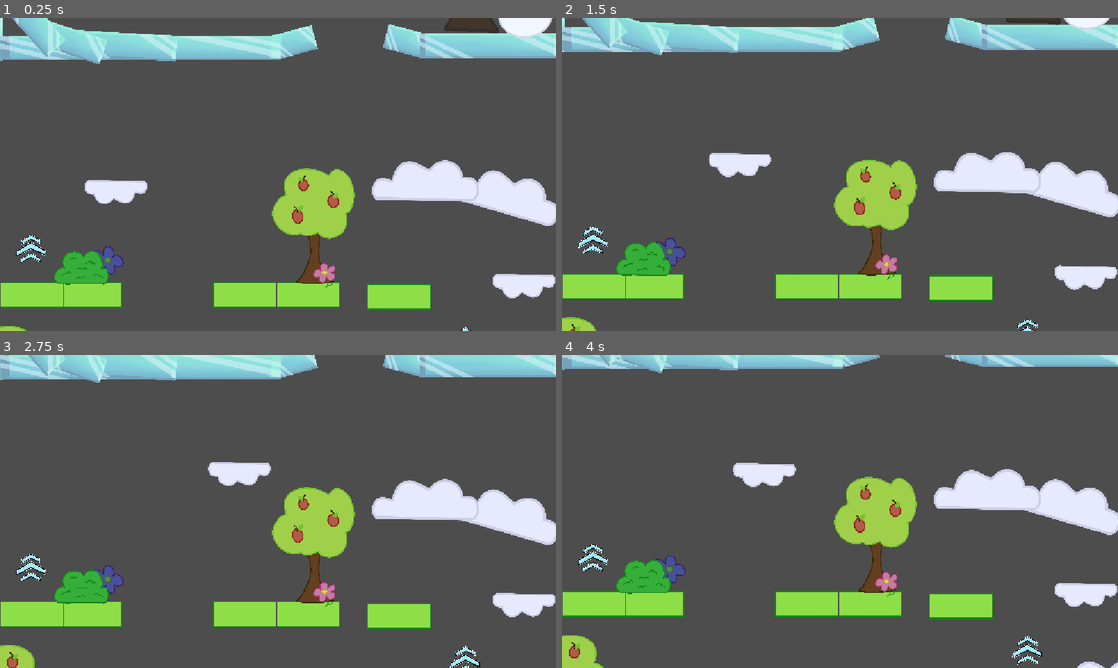
Above: before the commit, frames 1-4 (two rows, left to right).
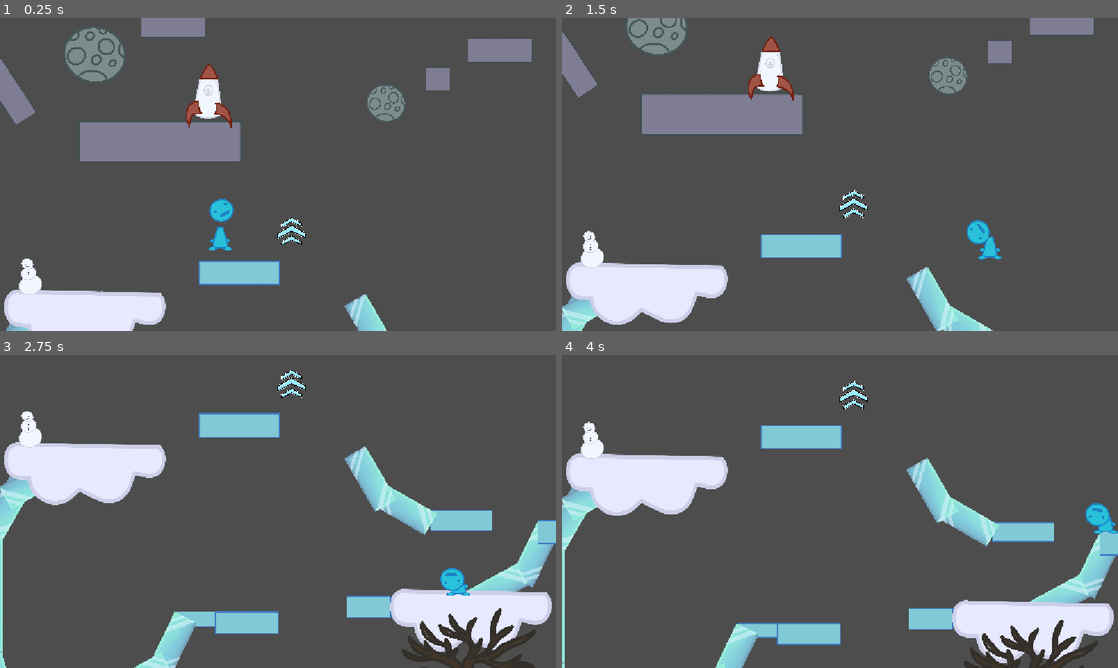
Above: after the commit, the same moments.

Repository: average4136/head-over-heels-game
Game: Godot game, scene res://Scenes/Level scenes/main_level.tscn
Same seed, same stepped clock (60 frames per second), same inputs: the game is played once before the commit and once after it. This scene is started directly instead of the project's main scene.
Inputs:
- Up to frame 1 (0.25 s): no input
- Up to frame 2 (1.5 s): tap Enter (ui_accept) at 0.5 s; hold D (move_right) from 0.53 s (still down); tap Space (jump) at 0.6, 0.77, 1.07, 1.35 s
- Up to frame 3 (2.75 s): tap Space (jump) at 1.52, 1.82, 2.1 s; release D (move_right) at 2.03 s; hold A (move_left) from 2.03 s (still down)
- Up to frame 4 (4 s): release A (move_left) at 2.78 s; hold D (move_right) from 2.78 s (still down); tap Space (jump) at 2.85, 3.02, 3.32, 3.6, 3.77 s

The runs differ from the first frame. In frame 1, 34% of the frame differs, in the area x 0-100%, y 0-100%; in frame 2, 33%; in frame 3, 36%; in frame 4, 34%.

Commit message:
work on main level, starting a gravity changer

Diff:
--- /dev/null
+++ b/Scenes/Level scenes/gravity_changer.gd
@@ -0,0 +1,11 @@
+extends Area2D
+
+
+# Called when the node enters the scene tree for the first time.
+func _ready() -> void:
+	pass # Replace with function body.
+
+
+# Called every frame. 'delta' is the elapsed time since the previous frame.
+func _process(delta: float) -> void:
+	pass
--- a/Scenes/Level scenes/main_level.tscn
+++ b/Scenes/Level scenes/main_level.tscn
@@ -1,7 +1,6 @@
 [gd_scene format=3 uid="uid://y7vsm3emcvhy"]
 
 [ext_resource type="PackedScene" uid="uid://bxxdsh4xifwoa" path="res://Scenes/Entities/Guy.tscn" id="3_rpe6i"]
-[ext_resource type="PackedScene" uid="uid://v1jygcdtoqi3" path="res://Scenes/Level scenes/grass_scene.tscn" id="4_moskh"]
 [ext_resource type="PackedScene" uid="uid://j04lyk05824u" path="res://Scenes/Objects/flower_platform.tscn" id="5_icq10"]
 [ext_resource type="PackedScene" uid="uid://0djhqq0lcepc" path="res://Scenes/Objects/cloud_block.tscn" id="6_swabi"]
 [ext_resource type="PackedScene" uid="uid://cwbv4iwydbj34" path="res://Scenes/Objects/Leaf_block.tscn" id="7_4dcjm"]
@@ -14,8 +13,23 @@
 [ext_resource type="PackedScene" uid="uid://dqyftoe55durm" path="res://Scenes/Objects/ice_block.tscn" id="14_63cjw"]
 [ext_resource type="PackedScene" uid="uid://dh3th1iwygrwr" path="res://Scenes/Objects/blue_block.tscn" id="15_eqv6n"]
 [ext_resource type="Texture2D" uid="uid://4kjsfp1wquao" path="res://Assets/Decorations/snowman decor.png" id="16_dqwkk"]
+[ext_resource type="PackedScene" uid="uid://d3eu5ubs45wai" path="res://Scenes/Objects/Grey_block.tscn" id="16_xx7rc"]
 [ext_resource type="Texture2D" uid="uid://blc5jar0yjodd" path="res://Assets/Decorations/dead tree decor.png" id="17_ri2gq"]
+[ext_resource type="PackedScene" uid="uid://cbp0wqs0t0y8s" path="res://Scenes/Objects/moon_platform.tscn" id="17_xwawq"]
+[ext_resource type="Texture2D" uid="uid://do5gjr26uy436" path="res://Assets/Decorations/rocket decor.png" id="18_c3nyq"]
 [ext_resource type="Texture2D" uid="uid://esb74ncp4fey" path="res://Assets/Decorations/snow flakes decor.png" id="18_s05jb"]
+[ext_resource type="PackedScene" uid="uid://v5o01rr38e1d" path="res://Scenes/Objects/yellow_block.tscn" id="19_1kn2x"]
+[ext_resource type="PackedScene" uid="uid://cspyc620ry3bq" path="res://Scenes/Objects/star_platform.tscn" id="20_ebg3b"]
+[ext_resource type="Texture2D" uid="uid://cqi81ed8fxvv3" path="res://Assets/Decorations/star decor.png" id="21_h00fx"]
+[ext_resource type="Texture2D" uid="uid://b87adnjv1774n" path="res://Assets/Decorations/alien decor.png" id="22_u65hd"]
+[ext_resource type="Texture2D" uid="uid://cq3boocoejkj1" path="res://Assets/Hannah's Drawn Assets/Portal1.png" id="23_inik3"]
+[ext_resource type="Texture2D" uid="uid://bo28jj51ed5ii" path="res://Assets/Hannah's Drawn Assets/Portal3.png" id="24_3dbdo"]
+[ext_resource type="Texture2D" uid="uid://da5ge62upwq0w" path="res://Assets/Hannah's Drawn Assets/Portal2.png" id="25_qulw3"]
+[ext_resource type="Texture2D" uid="uid://bfp03h81lmmg6" path="res://Assets/Hannah's Drawn Assets/lady-head.png" id="26_fphub"]
+[ext_resource type="Texture2D" uid="uid://inww8umfl4ch" path="res://Assets/Hannah's Drawn Assets/lady-body.png" id="27_oby1a"]
+[ext_resource type="Texture2D" uid="uid://nbte2ioy7hcd" path="res://Assets/Hannah's Drawn Assets/lady-arm2.png" id="28_hoyt8"]
+[ext_resource type="Texture2D" uid="uid://tubmywu6v52o" path="res://Assets/Hannah's Drawn Assets/lady-arm1.png" id="29_64l46"]
+[ext_resource type="Script" uid="uid://d2s4w4236iei4" path="res://Scenes/Level scenes/gravity_changer.gd" id="29_xwawq"]
 
 [sub_resource type="WorldBoundaryShape2D" id="WorldBoundaryShape2D_s05jb"]
 
@@ -38,7 +52,7 @@
 
 [sub_resource type="Animation" id="Animation_w5b0t"]
 resource_name = "cloud move"
-length = 3.0
+length = 6.3333335
 loop_mode = 2
 tracks/0/type = "value"
 tracks/0/imported = false
@@ -47,10 +61,10 @@
 tracks/0/interp = 1
 tracks/0/loop_wrap = true
 tracks/0/keys = {
-"times": PackedFloat32Array(0, 3),
-"transitions": PackedFloat32Array(1, 1),
-"update": 0,
-"values": [Vector2(-726, -806), Vector2(-111, -990)]
+"times": PackedFloat32Array(0, 3.0666666, 5.7, 6.3),
+"transitions": PackedFloat32Array(1, 1, 1, 1),
+"update": 0,
+"values": [Vector2(-726, -806), Vector2(-111, -990), Vector2(295.99997, -1296), Vector2(296, -1456)]
 }
 
 [sub_resource type="AnimationLibrary" id="AnimationLibrary_dn0eg"]
@@ -269,15 +283,378 @@
 &"snow flakes": SubResource("Animation_as0jg")
 }
 
+[sub_resource type="Animation" id="Animation_124nk"]
+length = 0.001
+tracks/0/type = "value"
+tracks/0/imported = false
+tracks/0/enabled = true
+tracks/0/path = NodePath(".:position")
+tracks/0/interp = 1
+tracks/0/loop_wrap = true
+tracks/0/keys = {
+"times": PackedFloat32Array(0),
+"transitions": PackedFloat32Array(1),
+"update": 0,
+"values": [Vector2(532.99994, -979.99994)]
+}
+tracks/1/type = "value"
+tracks/1/imported = false
+tracks/1/enabled = true
+tracks/1/path = NodePath(".:rotation")
+tracks/1/interp = 1
+tracks/1/loop_wrap = true
+tracks/1/keys = {
+"times": PackedFloat32Array(0),
+"transitions": PackedFloat32Array(1),
+"update": 0,
+"values": [-1.2117052]
+}
+
+[sub_resource type="Animation" id="Animation_6es0x"]
+resource_name = "spaceship movement"
+length = 6.0333333
+loop_mode = 1
+tracks/0/type = "value"
+tracks/0/imported = false
+tracks/0/enabled = true
+tracks/0/path = NodePath(".:position")
+tracks/0/interp = 1
+tracks/0/loop_wrap = true
+tracks/0/keys = {
+"times": PackedFloat32Array(0, 0.57, 1.07, 1.45, 1.93, 2.4666667, 6.0333333),
+"transitions": PackedFloat32Array(1, 1, 1, 1, 1, 1, 1),
+"update": 0,
+"values": [Vector2(532.99994, -979.99994), Vector2(244.00009, -1045), Vector2(-587, -1016.00024), Vector2(-1259, -914.99994), Vector2(-1259, -914.99994), Vector2(-1949, -1029), Vector2(-1949, -1029)]
+}
+tracks/1/type = "value"
+tracks/1/imported = false
+tracks/1/enabled = true
+tracks/1/path = NodePath(".:rotation")
+tracks/1/interp = 1
+tracks/1/loop_wrap = true
+tracks/1/keys = {
+"times": PackedFloat32Array(0, 0.57, 1.07, 1.45, 1.93, 2.45, 6.0333333),
+"transitions": PackedFloat32Array(1, 1, 1, 1, 1, 1, 1),
+"update": 0,
+"values": [-1.2117052, -1.3782909, -2.1295042, -1.573313, -1.403462, -1.403462, -1.403462]
+}
+
+[sub_resource type="AnimationLibrary" id="AnimationLibrary_cfp5c"]
+_data = {
+&"RESET": SubResource("Animation_124nk"),
+&"spaceship movement": SubResource("Animation_6es0x")
+}
+
+[sub_resource type="Animation" id="Animation_hu4ar"]
+length = 0.001
+tracks/0/type = "value"
+tracks/0/imported = false
+tracks/0/enabled = true
+tracks/0/path = NodePath(".:position")
+tracks/0/interp = 1
+tracks/0/loop_wrap = true
+tracks/0/keys = {
+"times": PackedFloat32Array(0),
+"transitions": PackedFloat32Array(1),
+"update": 0,
+"values": [Vector2(-44.000004, -979)]
+}
+tracks/1/type = "value"
+tracks/1/imported = false
+tracks/1/enabled = true
+tracks/1/path = NodePath(".:rotation")
+tracks/1/interp = 1
+tracks/1/loop_wrap = true
+tracks/1/keys = {
+"times": PackedFloat32Array(0),
+"transitions": PackedFloat32Array(1),
+"update": 0,
+"values": [-0.2617994]
+}
+
+[sub_resource type="Animation" id="Animation_1p8fg"]
+resource_name = "alien_jump"
+length = 0.56666666
+loop_mode = 2
+tracks/0/type = "value"
+tracks/0/imported = false
+tracks/0/enabled = true
+tracks/0/path = NodePath(".:position")
+tracks/0/interp = 1
+tracks/0/loop_wrap = true
+tracks/0/keys = {
+"times": PackedFloat32Array(0, 0.56666666),
+"transitions": PackedFloat32Array(1, 1),
+"update": 0,
+"values": [Vector2(-44.000004, -979), Vector2(-47, -1056)]
+}
+tracks/1/type = "value"
+tracks/1/imported = false
+tracks/1/enabled = true
+tracks/1/path = NodePath(".:rotation")
+tracks/1/interp = 1
+tracks/1/loop_wrap = true
+tracks/1/keys = {
+"times": PackedFloat32Array(0, 0.56666666),
+"transitions": PackedFloat32Array(1, 1),
+"update": 0,
+"values": [-0.2617994, 0.2617994]
+}
+
+[sub_resource type="AnimationLibrary" id="AnimationLibrary_g6goi"]
+_data = {
+&"RESET": SubResource("Animation_hu4ar"),
+&"alien_jump": SubResource("Animation_1p8fg")
+}
+
+[sub_resource type="Animation" id="Animation_n0hyk"]
+length = 0.001
+tracks/0/type = "value"
+tracks/0/imported = false
+tracks/0/enabled = true
+tracks/0/path = NodePath("Portal2:rotation")
+tracks/0/interp = 1
+tracks/0/loop_wrap = true
+tracks/0/keys = {
+"times": PackedFloat32Array(0),
+"transitions": PackedFloat32Array(1),
+"update": 0,
+"values": [0.0]
+}
+
+[sub_resource type="Animation" id="Animation_a22m3"]
+resource_name = "portal spinning"
+length = 4.0
+loop_mode = 1
+tracks/0/type = "value"
+tracks/0/imported = false
+tracks/0/enabled = true
+tracks/0/path = NodePath("Portal2:rotation")
+tracks/0/interp = 1
+tracks/0/loop_wrap = true
+tracks/0/keys = {
+"times": PackedFloat32Array(0, 4),
+"transitions": PackedFloat32Array(1, 1),
+"update": 0,
+"values": [0.0, 6.2831855]
+}
+
+[sub_resource type="AnimationLibrary" id="AnimationLibrary_a15ke"]
+_data = {
+&"RESET": SubResource("Animation_n0hyk"),
+&"portal spinning": SubResource("Animation_a22m3")
+}
+
+[sub_resource type="Animation" id="Animation_kvnk3"]
+length = 0.001
+tracks/0/type = "value"
+tracks/0/imported = false
+tracks/0/enabled = true
+tracks/0/path = NodePath("LadyHead:position")
+tracks/0/interp = 1
+tracks/0/loop_wrap = true
+tracks/0/keys = {
+"times": PackedFloat32Array(0),
+"transitions": PackedFloat32Array(1),
+"update": 0,
+"values": [Vector2(264, 529)]
+}
+tracks/1/type = "value"
+tracks/1/imported = false
+tracks/1/enabled = true
+tracks/1/path = NodePath("LadyBody:position")
+tracks/1/interp = 1
+tracks/1/loop_wrap = true
+tracks/1/keys = {
+"times": PackedFloat32Array(0),
+"transitions": PackedFloat32Array(1),
+"update": 0,
+"values": [Vector2(269, 667)]
+}
+tracks/2/type = "value"
+tracks/2/imported = false
+tracks/2/enabled = true
+tracks/2/path = NodePath("LadyArm2:position")
+tracks/2/interp = 1
+tracks/2/loop_wrap = true
+tracks/2/keys = {
+"times": PackedFloat32Array(0),
+"transitions": PackedFloat32Array(1),
+"update": 0,
+"values": [Vector2(328, 644)]
+}
+tracks/3/type = "value"
+tracks/3/imported = false
+tracks/3/enabled = true
+tracks/3/path = NodePath("LadyArm1:position")
+tracks/3/interp = 1
+tracks/3/loop_wrap = true
+tracks/3/keys = {
+"times": PackedFloat32Array(0),
+"transitions": PackedFloat32Array(1),
+"update": 0,
+"values": [Vector2(201, 647)]
+}
+tracks/4/type = "value"
+tracks/4/imported = false
+tracks/4/enabled = true
+tracks/4/path = NodePath("LadyHead:rotation")
+tracks/4/interp = 1
+tracks/4/loop_wrap = true
+tracks/4/keys = {
+"times": PackedFloat32Array(0),
+"transitions": PackedFloat32Array(1),
+"update": 0,
+"values": [0.0]
+}
+tracks/5/type = "value"
+tracks/5/imported = false
+tracks/5/enabled = true
+tracks/5/path = NodePath("LadyBody:rotation")
+tracks/5/interp = 1
+tracks/5/loop_wrap = true
+tracks/5/keys = {
+"times": PackedFloat32Array(0),
+"transitions": PackedFloat32Array(1),
+"update": 0,
+"values": [0.0]
+}
+tracks/6/type = "value"
+tracks/6/imported = false
+tracks/6/enabled = true
+tracks/6/path = NodePath("LadyArm2:rotation")
+tracks/6/interp = 1
+tracks/6/loop_wrap = true
+tracks/6/keys = {
+"times": PackedFloat32Array(0),
+"transitions": PackedFloat32Array(1),
+"update": 0,
+"values": [0.0]
+}
+tracks/7/type = "value"
+tracks/7/imported = false
+tracks/7/enabled = true
+tracks/7/path = NodePath("LadyArm1:rotation")
+tracks/7/interp = 1
+tracks/7/loop_wrap = true
+tracks/7/keys = {
+"times": PackedFloat32Array(0),
+"transitions": PackedFloat32Array(1),
+"update": 0,
+"values": [0.0]
+}
+
+[sub_resource type="Animation" id="Animation_653pj"]
+resource_name = "lady"
+length = 0.6666667
+loop_mode = 2
+tracks/0/type = "value"
+tracks/0/imported = false
+tracks/0/enabled = true
+tracks/0/path = NodePath("LadyHead:position")
+tracks/0/interp = 1
+tracks/0/loop_wrap = true
+tracks/0/keys = {
+"times": PackedFloat32Array(0, 0.6666667),
+"transitions": PackedFloat32Array(1, 1),
+"update": 0,
+"values": [Vector2(264, 529), Vector2(264, 524)]
+}
+tracks/1/type = "value"
+tracks/1/imported = false
+tracks/1/enabled = true
+tracks/1/path = NodePath("LadyBody:position")
+tracks/1/interp = 1
+tracks/1/loop_wrap = true
+tracks/1/keys = {
+"times": PackedFloat32Array(0),
+"transitions": PackedFloat32Array(1),
+"update": 0,
+"values": [Vector2(269, 667)]
+}
+tracks/2/type = "value"
+tracks/2/imported = false
+tracks/2/enabled = true
+tracks/2/path = NodePath("LadyArm2:position")
+tracks/2/interp = 1
+tracks/2/loop_wrap = true
+tracks/2/keys = {
+"times": PackedFloat32Array(0, 0.66666675),
+"transitions": PackedFloat32Array(1, 1),
+"update": 0,
+"values": [Vector2(395, 599), Vector2(344, 513)]
+}
+tracks/3/type = "value"
+tracks/3/imported = false
+tracks/3/enabled = true
+tracks/3/path = NodePath("LadyArm1:position")
+tracks/3/interp = 1
+tracks/3/loop_wrap = true
+tracks/3/keys = {
+"times": PackedFloat32Array(0),
+"transitions": PackedFloat32Array(1),
+"update": 0,
+"values": [Vector2(201, 647)]
+}
+tracks/4/type = "value"
+tracks/4/imported = false
+tracks/4/enabled = true
+tracks/4/path = NodePath("LadyHead:rotation")
+tracks/4/interp = 1
+tracks/4/loop_wrap = true
+tracks/4/keys = {
+"times": PackedFloat32Array(0, 0.6666667),
+"transitions": PackedFloat32Array(1, 1),
+"update": 0,
+"values": [0.0, 0.0]
+}
+tracks/5/type = "value"
+tracks/5/imported = false
+tracks/5/enabled = true
+tracks/5/path = NodePath("LadyBody:rotation")
+tracks/5/interp = 1
+tracks/5/loop_wrap = true
+tracks/5/keys = {
+"times": PackedFloat32Array(0),
+"transitions": PackedFloat32Array(1),
+"update": 0,
+"values": [0.0]
+}
+tracks/6/type = "value"
+tracks/6/imported = false
+tracks/6/enabled = true
+tracks/6/path = NodePath("LadyArm2:rotation")
+tracks/6/interp = 1
+tracks/6/loop_wrap = true
+tracks/6/keys = {
+"times": PackedFloat32Array(0, 0.66666675),
+"transitions": PackedFloat32Array(1, 1),
+"update": 0,
+"values": [-0.24876893, -2.0043721]
+}
+tracks/7/type = "value"
+tracks/7/imported = false
+tracks/7/enabled = true
+tracks/7/path = NodePath("LadyArm1:rotation")
+tracks/7/interp = 1
+tracks/7/loop_wrap = true
+tracks/7/keys = {
+"times": PackedFloat32Array(0),
+"transitions": PackedFloat32Array(1),
+"update": 0,
+"values": [0.0]
+}
+
+[sub_resource type="AnimationLibrary" id="AnimationLibrary_txng3"]
+_data = {
+&"RESET": SubResource("Animation_kvnk3"),
+&"lady": SubResource("Animation_653pj")
+}
+
+[sub_resource type="RectangleShape2D" id="RectangleShape2D_00yqa"]
+size = Vector2(2792, 48)
+
 [node name="Main_level" type="Node2D" unique_id=1377921325]
-
-[node name="Guy" parent="." unique_id=1796156875 instance=ExtResource("3_rpe6i")]
-visible = false
-position = Vector2(-24, 864)
-
-[node name="Grass scene" parent="." unique_id=610116829 instance=ExtResource("4_moskh")]
-visible = false
-position = Vector2(0, 1352)
 
 [node name="Grass section" type="Node2D" parent="." unique_id=1854164821]
 position = Vector2(0, 1480)
@@ -435,11 +812,12 @@
 scale = Vector2(11.240002, 5.12)
 
 [node name="Blue_block2" parent="Ice section" unique_id=602105709 instance=ExtResource("15_eqv6n")]
-position = Vector2(-808, -416.00003)
+position = Vector2(-840, -344)
 scale = Vector2(0.63516, 0.6)
 
 [node name="Blue_block4" parent="Ice section" unique_id=853212973 instance=ExtResource("15_eqv6n")]
-position = Vector2(-128, -648)
+position = Vector2(-128, -640)
+scale = Vector2(1, 0.9200049)
 
 [node name="Blue_block6" parent="Ice section" unique_id=1458463555 instance=ExtResource("15_eqv6n")]
 position = Vector2(376, -704)
@@ -528,18 +906,14 @@
 
 [node name="Blue_block7" parent="Ice section" unique_id=1833003134 instance=ExtResource("15_eqv6n")]
 position = Vector2(-344, -656)
-scale = Vector2(0.63516, 0.6)
-
-[node name="Blue_block5" parent="Ice section" unique_id=1255953679 instance=ExtResource("15_eqv6n")]
-position = Vector2(-648, -416)
-scale = Vector2(0.63516, 0.6)
+scale = Vector2(0.6339632, 0.6)
 
 [node name="StaticBody2D8" parent="Ice section" unique_id=842362986 instance=ExtResource("14_63cjw")]
 position = Vector2(-472, -480.00006)
 rotation = -1.118756
 
 [node name="StaticBody2D9" parent="Ice section" unique_id=703454718 instance=ExtResource("14_63cjw")]
-position = Vector2(-632, -415.99997)
+position = Vector2(-640.00006, -376.00006)
 rotation = -0.49741888
 
 [node name="Cloud block2" parent="Ice section" unique_id=1248728589 instance=ExtResource("6_swabi")]
@@ -558,7 +932,7 @@
 position = Vector2(1208, -1016)
 
 [node name="Blue_block9" parent="Ice section" unique_id=920217395 instance=ExtResource("15_eqv6n")]
-position = Vector2(-160, -1400)
+position = Vector2(-160, -1456)
 scale = Vector2(1.2800019, 1)
 
 [node name="SnowmanDecor" type="Sprite2D" parent="Ice section" unique_id=111155730]
@@ -592,3 +966,167 @@
 rotation = -0.2044917
 scale = Vector2(0.13114315, 0.13114315)
 texture = ExtResource("16_dqwkk")
+
+[node name="Space scene" type="Node2D" parent="." unique_id=1401743406]
+position = Vector2(0, -2512)
+
+[node name="Launch booster" parent="Space scene" unique_id=1783831224 instance=ExtResource("8_cd86f")]
+position = Vector2(56, 880)
+
+[node name="Node2D" parent="Space scene" unique_id=1185949341 instance=ExtResource("16_xx7rc")]
+position = Vector2(-495.00012, 511)
+scale = Vector2(2.5316777, 1.6942071)
+
+[node name="Moon Platform" parent="Space scene" unique_id=1750695849 instance=ExtResource("17_xwawq")]
+position = Vector2(-890.9999, 132)
+scale = Vector2(1.0313267, 1.0351115)
+
+[node name="Node2D2" parent="Space scene" unique_id=833490131 instance=ExtResource("16_xx7rc")]
+position = Vector2(848, -152)
+
+[node name="Node2D3" parent="Space scene" unique_id=2113411147 instance=ExtResource("16_xx7rc")]
+position = Vector2(-1118.9999, 302)
+rotation = 0.98937374
+
+[node name="Node2D4" parent="Space scene" unique_id=779374657 instance=ExtResource("16_xx7rc")]
+position = Vector2(662, 251)
+scale = Vector2(0.36703715, 0.9467006)
+
+[node name="Node2D5" parent="Space scene" unique_id=1599191259 instance=ExtResource("16_xx7rc")]
+position = Vector2(918, 133)
+
+[node name="Node2D7" parent="Space scene" unique_id=982224993 instance=ExtResource("16_xx7rc")]
+position = Vector2(-437, 30)
+
+[node name="Moon Platform2" parent="Space scene" unique_id=1600983948 instance=ExtResource("17_xwawq")]
+position = Vector2(367, 338)
+scale = Vector2(0.6416152, 0.69061464)
+
+[node name="RocketDecor" type="Sprite2D" parent="Space scene" unique_id=708690191]
+position = Vector2(-293, 317)
+scale = Vector2(0.27518362, 0.27518368)
+texture = ExtResource("18_c3nyq")
+
+[node name="yellow block" parent="Space scene" unique_id=605724736 instance=ExtResource("19_1kn2x")]
+position = Vector2(320, -341)
+
+[node name="yellow block2" parent="Space scene" unique_id=1722391459 instance=ExtResource("19_1kn2x")]
+position = Vector2(-268, -342)
+
+[node name="yellow block3" parent="Space scene" unique_id=502756796 instance=ExtResource("19_1kn2x")]
+position = Vector2(-169, -101)
+
+[node name="star platform" parent="Space scene" unique_id=1685131188 instance=ExtResource("20_ebg3b")]
+position = Vector2(-791, -280)
+
+[node name="star platform2" parent="Space scene" unique_id=765817856 instance=ExtResource("20_ebg3b")]
+position = Vector2(965.92993, -374.8081)
+rotation = -0.82849085
+
+[node name="yellow block4" parent="Space scene" unique_id=4311996 instance=ExtResource("19_1kn2x")]
+position = Vector2(-1164.0001, -242)
+scale = Vector2(0.48800763, 1.850894)
+
+[node name="yellow block5" parent="Space scene" unique_id=973751788 instance=ExtResource("19_1kn2x")]
+position = Vector2(517.92993, -606.8082)
+rotation = 0.196726
+scale = Vector2(1.3071389, 0.55597335)
+
+[node name="StarDecor" type="Sprite2D" parent="Space scene" unique_id=1347354900]
+position = Vector2(59.92993, -108.808105)
+scale = Vector2(0.17638484, 0.17638484)
+texture = ExtResource("21_h00fx")
+
+[node name="RocketDecor2" type="Sprite2D" parent="Space scene" unique_id=1649308627]
+self_modulate = Color(0.24612969, 0.24190512, 0.3474766, 0.77254903)
+position = Vector2(532.99994, -979.99994)
+rotation = -1.2117052
+scale = Vector2(0.59129065, 0.5912907)
+texture = ExtResource("18_c3nyq")
+
+[node name="AnimationPlayer" type="AnimationPlayer" parent="Space scene/RocketDecor2" unique_id=1906059546]
+libraries/ = SubResource("AnimationLibrary_cfp5c")
+
+[node name="Moon Platform3" parent="Space scene" unique_id=729836404 instance=ExtResource("17_xwawq")]
+position = Vector2(-150, -768)
+scale = Vector2(1.5276088, 1.6838567)
+
+[node name="AlienDecor" type="Sprite2D" parent="Space scene" unique_id=856001903]
+position = Vector2(-44.000004, -979)
+rotation = -0.2617994
+scale = Vector2(0.27999818, 0.27999818)
+texture = ExtResource("22_u65hd")
+
+[node name="AnimationPlayer" type="AnimationPlayer" parent="Space scene/AlienDecor" unique_id=1699135365]
+libraries/ = SubResource("AnimationLibrary_g6goi")
+
+[node name="star platform3" parent="Space scene" unique_id=149001681 instance=ExtResource("20_ebg3b")]
+position = Vector2(-1159.0701, -880.8082)
+scale = Vector2(3.64, 3.64)
+
+[node name="PORTAL" type="Node2D" parent="Space scene" unique_id=1530455429]
+position = Vector2(259.92993, 34.191895)
+
+[node name="Portal1" type="Sprite2D" parent="Space scene/PORTAL" unique_id=1509449181]
+position = Vector2(-932.51746, -976.1034)
+scale = Vector2(0.33873284, 0.23101169)
+texture = ExtResource("23_inik3")
+
+[node name="Portal3" type="Sprite2D" parent="Space scene/PORTAL" unique_id=1446890479]
+position = Vector2(-944, -1050)
+scale = Vector2(0.3584, 0.3584)
+texture = ExtResource("24_3dbdo")
+
+[node name="Portal2" type="Sprite2D" parent="Space scene/PORTAL" unique_id=775502202]
+self_modulate = Color(1, 1, 1, 0.4745098)
+position = Vector2(-967.00006, -1214.0001)
+scale = Vector2(0.4928, 0.56)
+texture = ExtResource("25_qulw3")
+
+[node name="AnimationPlayer" type="AnimationPlayer" parent="Space scene/PORTAL" unique_id=933177346]
+libraries/ = SubResource("AnimationLibrary_a15ke")
+autoplay = &"portal spinning"
+
+[node name="LADY" type="Node2D" parent="Space scene/PORTAL" unique_id=1401980570]
+position = Vector2(-1239, -1826)
+
+[node name="LadyHead" type="Sprite2D" parent="Space scene/PORTAL/LADY" unique_id=1617706556]
+self_modulate = Color(1, 1, 1, 0.72156864)
+position = Vector2(264, 529)
+scale = Vector2(0.24294761, 0.24294761)
+texture = ExtResource("26_fphub")
+
+[node name="LadyBody" type="Sprite2D" parent="Space scene/PORTAL/LADY" unique_id=472083801]
+self_modulate = Color(1, 1, 1, 0.72156864)
+position = Vector2(269, 667)
+scale = Vector2(0.24294761, 0.24294761)
+texture = ExtResource("27_oby1a")
+
+[node name="LadyArm2" type="Sprite2D" parent="Space scene/PORTAL/LADY" unique_id=1390049056]
+self_modulate = Color(1, 1, 1, 0.72156864)
+position = Vector2(328, 644)
+scale = Vector2(0.24294761, 0.24294761)
+texture = ExtResource("28_hoyt8")
+
+[node name="LadyArm1" type="Sprite2D" parent="Space scene/PORTAL/LADY" unique_id=2027036850]
+self_modulate = Color(1, 1, 1, 0.72156864)
+position = Vector2(201, 647)
+scale = Vector2(0.24294761, 0.24294761)
+texture = ExtResource("29_64l46")
+
+[node name="AnimationPlayer" type="AnimationPlayer" parent="Space scene/PORTAL/LADY" unique_id=584950052]
+libraries/ = SubResource("AnimationLibrary_txng3")
+
+[node name="Gravity changer" type="Area2D" parent="Space scene" unique_id=1038892291]
+script = ExtResource("29_xwawq")
+
+[node name="CollisionShape2D" type="CollisionShape2D" parent="Space scene/Gravity changer" unique_id=403814585]
+position = Vector2(12, 680)
+shape = SubResource("RectangleShape2D_00yqa")
+
+[node name="Guy" parent="." unique_id=1796156875 instance=ExtResource("3_rpe6i")]
+position = Vector2(-240, -1584)
+
+[node name="StaticBody2D9" parent="." unique_id=1917025966 instance=ExtResource("14_63cjw")]
+position = Vector2(-784.00006, -336.00006)
+rotation = -0.2617994
Not shown, added: Scenes/Level scenes/gravity_changer.gd.uid
